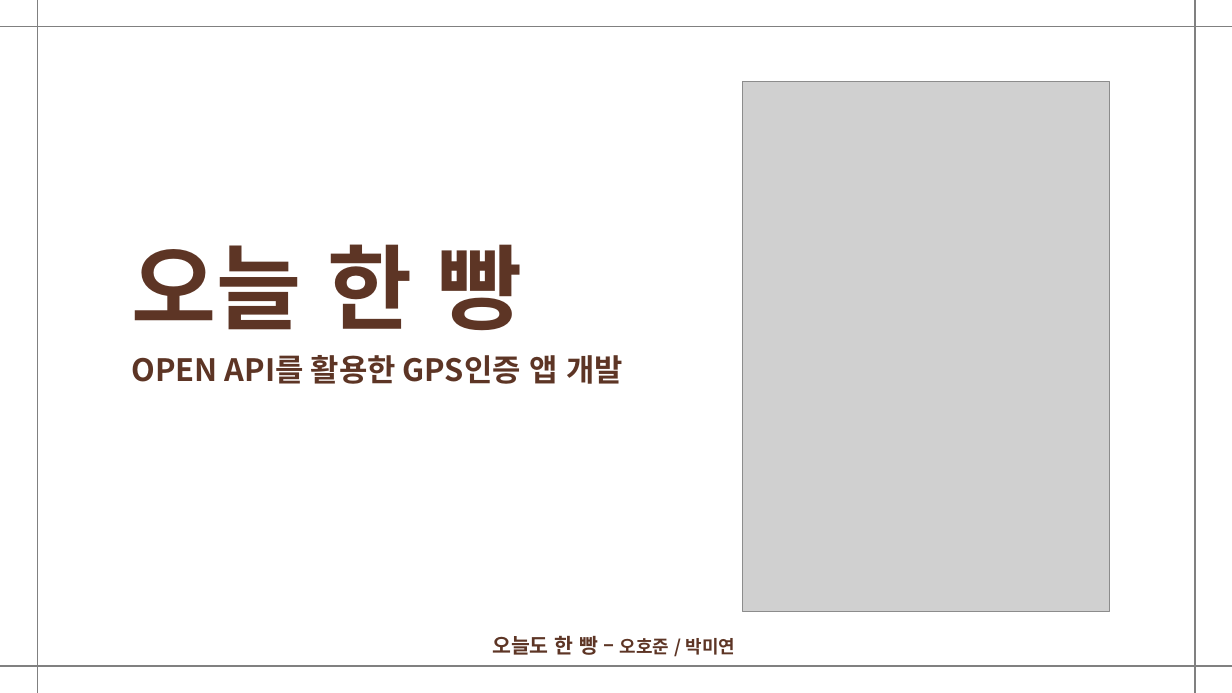
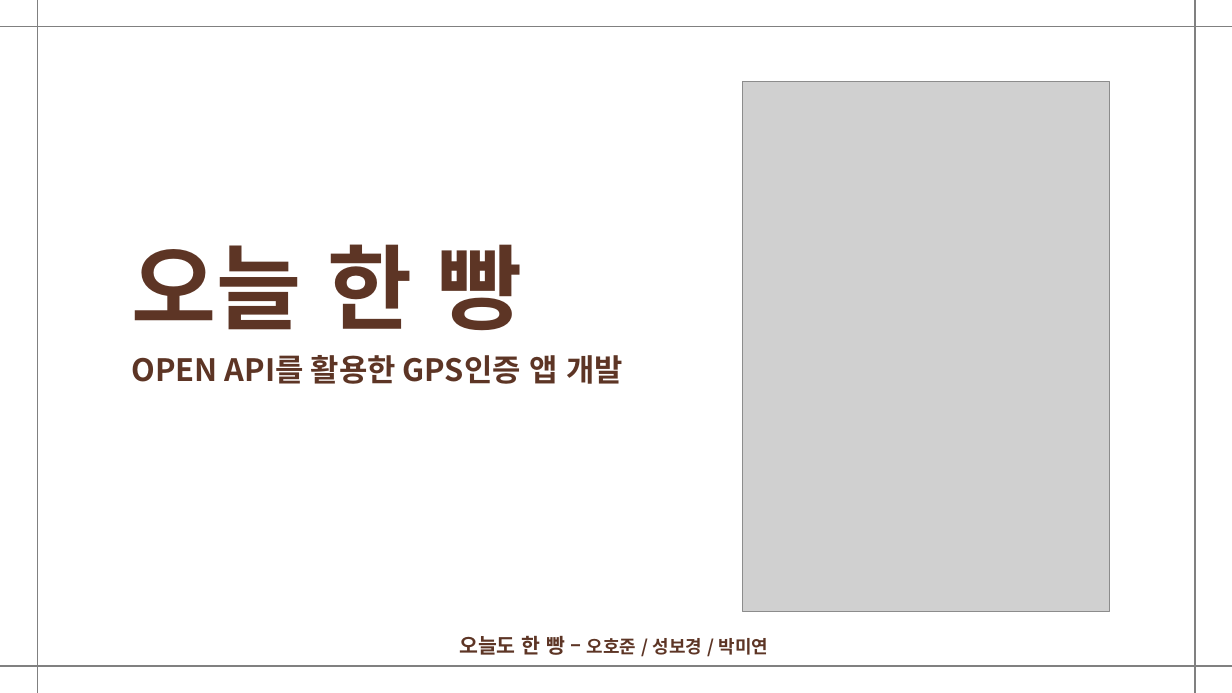
Before and after one commit to jflower52/portfolio, a slide deck: slide 1 of report/todayhanbbang.pptx. Drawn at 1232x693 pixels with LibreOffice and Linux fonts; fonts in the diff are those of the drawing; grey boxes stand for pictures. Boxes give left, top, right and bottom in pixels: in the first picture for what was removed or moved away, otherwise in the second. Text is boxed around its words. In the diff, an @@ line names an element or a change of style, - is before the commit and + after.

```diff
--- a/report/todayhanbbang.pptx
+++ b/report/todayhanbbang.pptx
@@ text at box(459, 635, 768, 655): text changed @@
-오늘도 한 빵 – 오호준 / 박미연
+오늘도 한 빵 – 오호준 / 성보경 / 박미연
```
Also in this commit, not shown: 21 other slides changed, 9 slides added, 10 slides removed, 1 other file.
